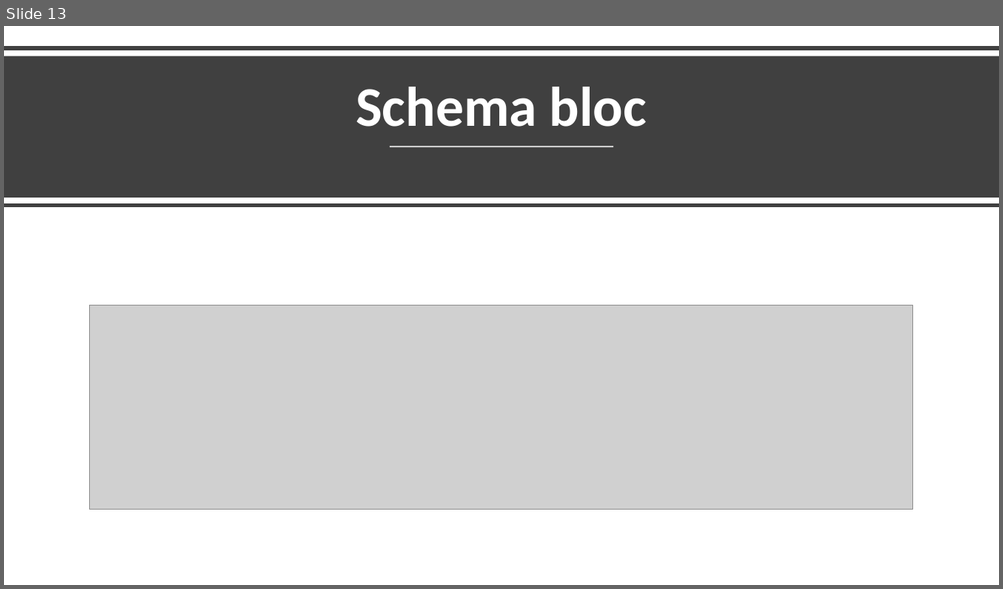
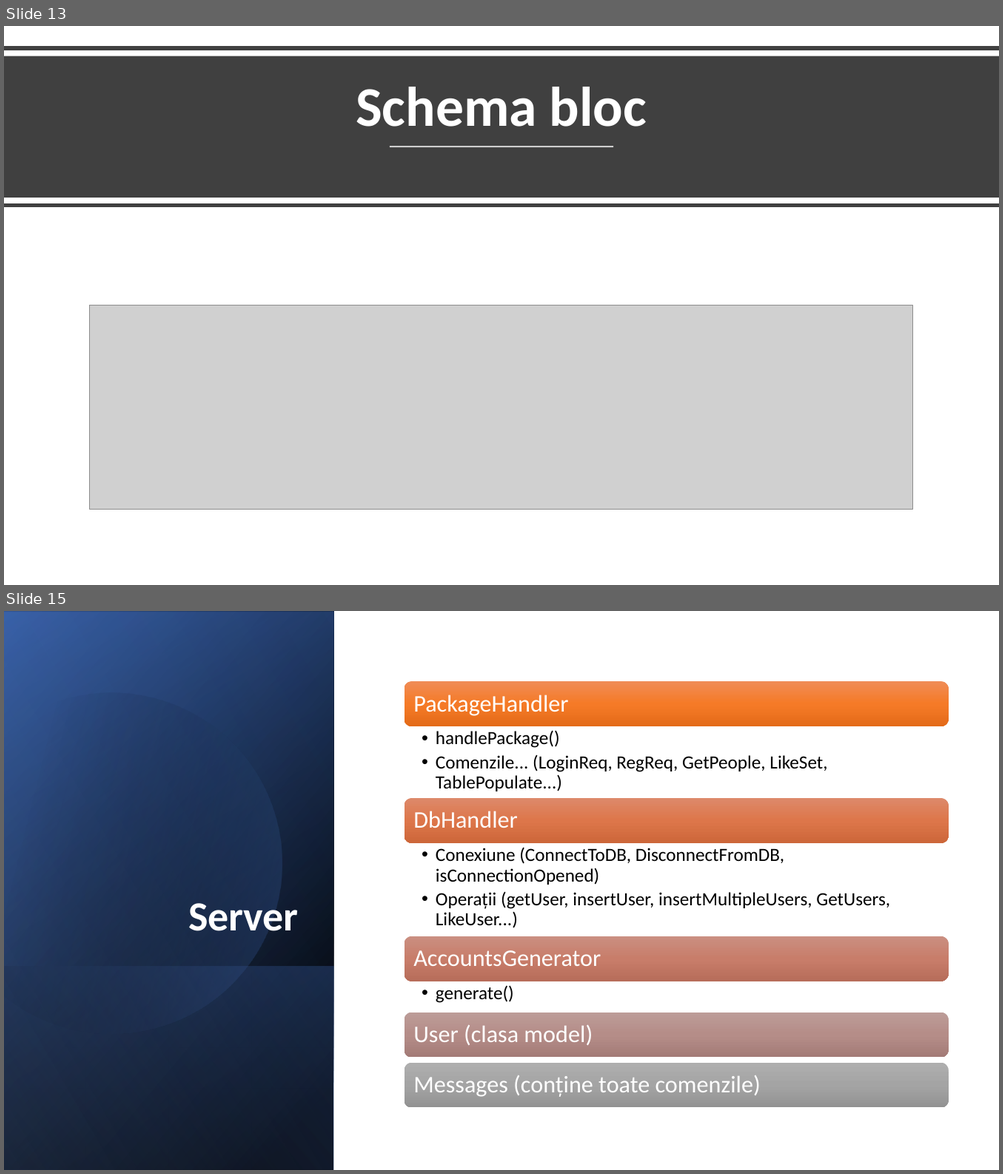
Before and after one commit to GoreaTudor/MyTinder, a slide deck: Presentation.pptx. Shown one above the other, each under a label of ours: slide 13 before the commit, slides 13 and 15 after it; the slides between them are not shown. The pictures are 1003x589 and 1003x1174 pixels, drawn with LibreOffice and Linux fonts; fonts in the diff are those of the drawing; grey boxes stand for pictures. Boxes give left, top, right and bottom in pixels: in the first picture for what was removed or moved away, otherwise in the second. Text is boxed around its words. In the diff, an @@ line names an element or a change of style, - is before the commit and + after.

```diff
--- a/Presentation.pptx
+++ b/Presentation.pptx
@@ slide 15 added at (4, 611, 999, 1170), background #FFFFFF @@
@@ rectangle added at (4, 611, 334, 1170), fill gradient #000000 to #2F5597 @@
@@ rectangle added at (4, 612, 334, 1170), fill gradient #000000 to #4472C4 @@
@@ rectangle added at (4, 611, 334, 1170), fill gradient #000000 to #8FAADC @@
@@ freeform shape added at (4, 652, 323, 1068), fill gradient #000000 to #4472C4 @@
@@ title added at (188, 903, 299, 931), 40 pt, text #FFFFFF, bold @@
+Server
@@ rectangle added at (4, 966, 334, 1170), fill gradient #4472C4 to #000000 @@
@@ group added at (404, 681, 948, 1108): 8 texts, 5 rounded rectangles @@
+PackageHandler
+  • handlePackage()
+  • Comenzile... (LoginReq, RegReq, GetPeople, LikeSet, TablePopulate...)
+DbHandler
+  • Conexiune (ConnectToDB, DisconnectFromDB, isConnectionOpened)
+  • Operații (getUser, insertUser, insertMultipleUsers, GetUsers, LikeUser...)
+AccountsGenerator
+  • generate()
+User (clasa model)
+Messages (conține toate comenzile)
```
Also in this commit, not shown: 1 slide changed, 4 other slides added, 1 slide removed.
